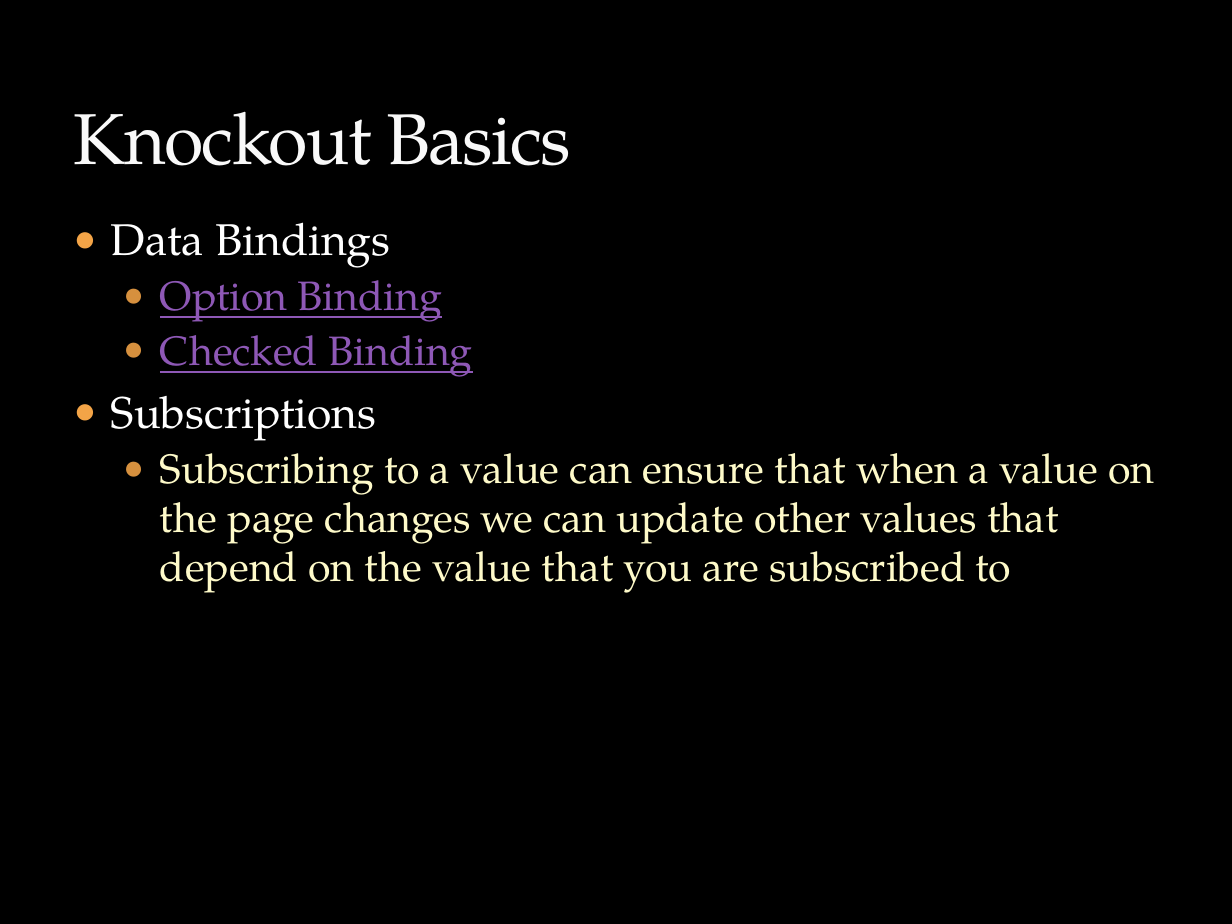
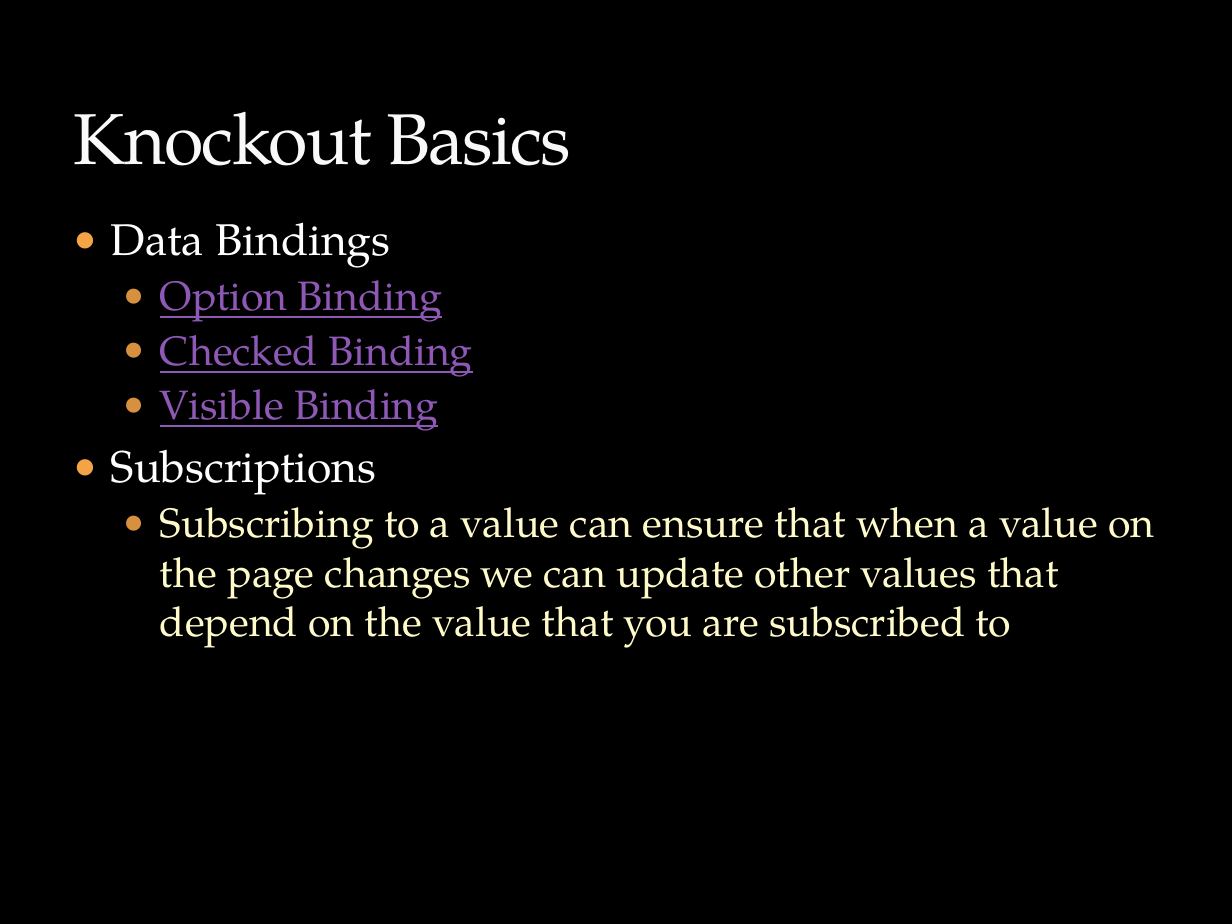
Before and after one commit to calebbriggs/StateInfo, a slide deck: slide 4 of JavaScript using an API with Knockout.pptx. Drawn at 1232x924 pixels with LibreOffice and Linux fonts; fonts in the diff are those of the drawing; background and template pictures are left out. Boxes give left, top, right and bottom in pixels: in the first picture for what was removed or moved away, otherwise in the second. Text is boxed around its words. In the diff, an @@ line names an element or a change of style, - is before the commit and + after.

Commit message:
updating presentation

```diff
--- a/JavaScript using an API with Knockout.pptx
+++ b/JavaScript using an API with Knockout.pptx
@@ text at (x1=160, y1=389, x2=438, y2=431): paragraph added @@
+  ● Visible Binding
```
